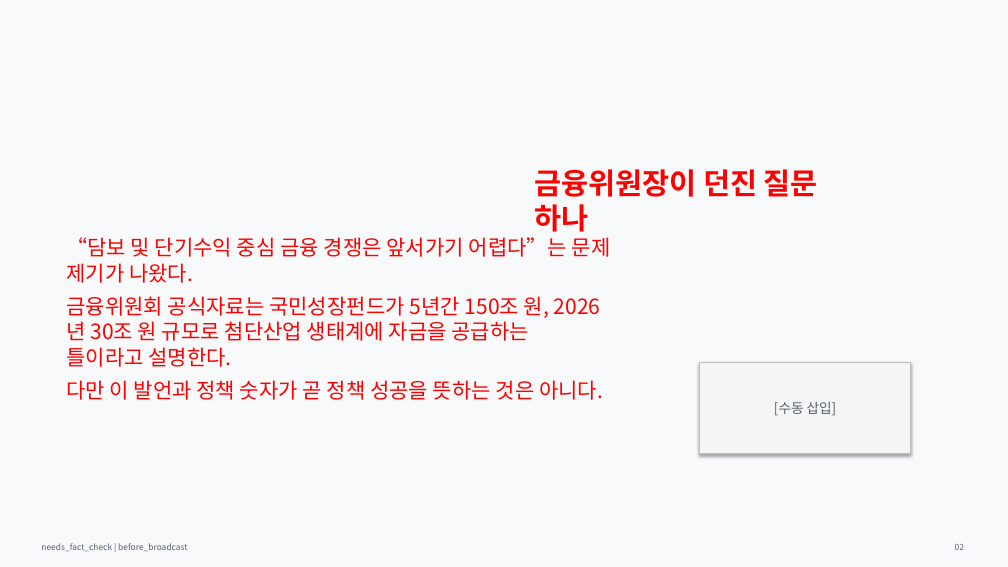
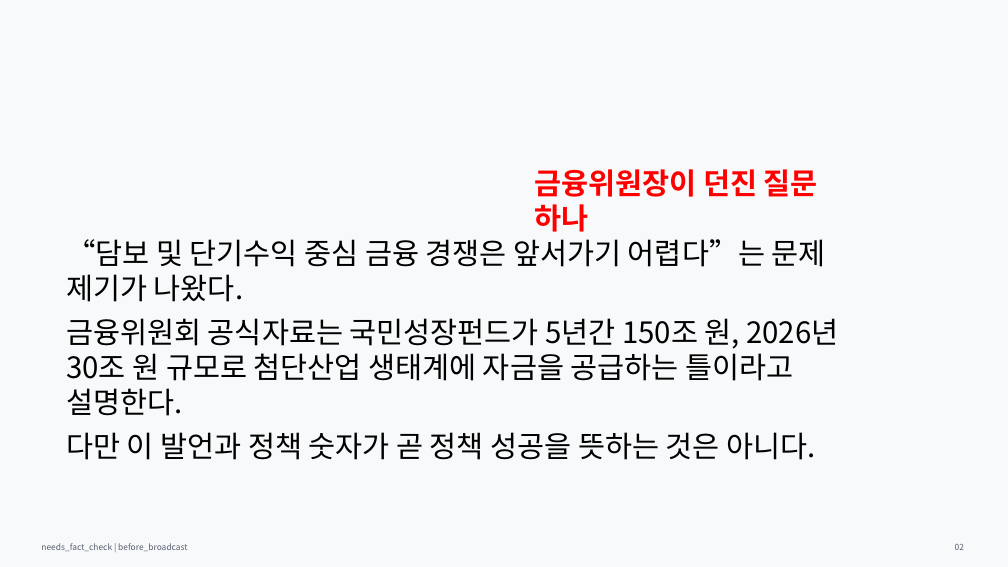
Before and after one commit to Rlearnchan/luddite, a slide deck: slide 2 of outputs/pptx/productive_finance_policy_styled_draft.pptx. Drawn at 1008x567 pixels with LibreOffice and Linux fonts; fonts in the diff are those of the drawing. Boxes give left, top, right and bottom in pixels: in the first picture for what was removed or moved away, otherwise in the second. Text is boxed around its words. In the diff, an @@ line names an element or a change of style, - is before the commit and + after.

```diff
--- a/outputs/pptx/productive_finance_policy_styled_draft.pptx
+++ b/outputs/pptx/productive_finance_policy_styled_draft.pptx
@@ text "“담보 및 단기수익 중심 금융 ..." at <box>66,239,838,460</box>: size 20 to 28 pt, text colour #FF0000 to #000000 @@
@@ rectangle removed at <box>699,363,911,454</box> @@
-[수동 삽입]
```
Also in this commit, not shown: 20 other slides changed, 8 other files.
